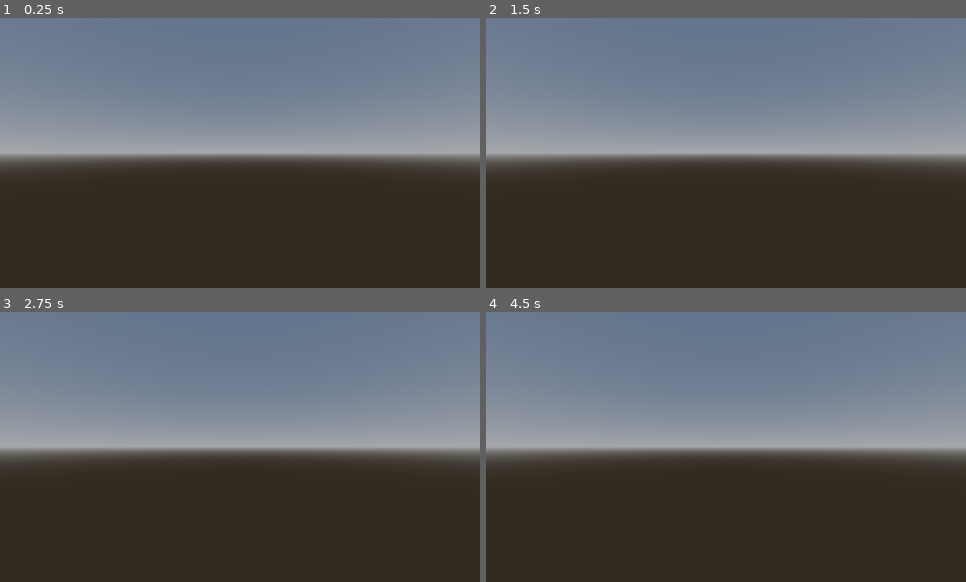
Above: before the commit, frames 1-4 (two rows, left to right).
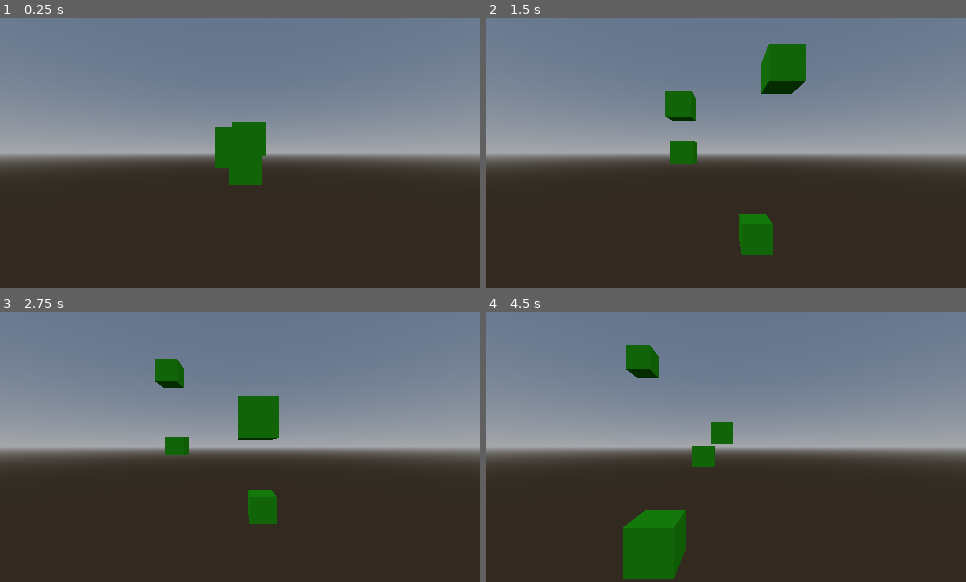
Above: after the commit, the same moments.

Repository: AlexDavis47/vterrarium
Game: Godot game, scene res://src/game_world.tscn
Two runs of this game, one before a commit and one after it. Both use one fixed random seed, a clock stepped at 60 frames per second and the inputs below.
Inputs:
- Up to frame 1 (0.25 s): no input
- Up to frame 2 (1.5 s): no input
- Up to frame 3 (2.75 s): no input
- Up to frame 4 (4.5 s): no input

The runs differ from the first frame. In frame 1, 2.1% of the frame differs, in the area x 44-56%, y 38-62%; in frame 2, 3.8%; in frame 3, 3.1%; in frame 4, 4.6%, in the area x 28-52%, y 12-99%.

Commit message:
floating npc

Diff:
--- /dev/null
+++ b/float_npc.gd
@@ -0,0 +1,30 @@
+extends CharacterBody3D
+
+@export var bounds_min: Vector3 = Vector3(-5, -5, -5)
+@export var bounds_max: Vector3 = Vector3(5, 5, 5)
+@export var speed: float = 2.0
+
+var target_position: Vector3
+
+func _ready():
+	randomize()
+	pick_new_target()
+
+func _process(delta):
+	move_towards_target(delta)
+
+func pick_new_target():
+	target_position = Vector3(
+		randf_range(bounds_min.x, bounds_max.x),
+		randf_range(bounds_min.y, bounds_max.y),
+		randf_range(bounds_min.z, bounds_max.z)
+	)
+
+func move_towards_target(delta):
+	var direction = (target_position - global_transform.origin).normalized()
+	velocity = direction * speed
+
+	if global_transform.origin.distance_to(target_position) < 0.5:
+		pick_new_target()
+
+	move_and_slide()
--- /dev/null
+++ b/src/entities/test_entities/float_npc.tscn
@@ -0,0 +1,40 @@
+[gd_scene load_steps=7 format=3 uid="uid://dl1sukwqmie7w"]
+
+[ext_resource type="Script" path="res://float_npc.gd" id="1_erd7d"]
+[ext_resource type="Script" path="res://addons/vterrariumframework/src/components/vt_visibility_component.gd" id="3_8p612"]
+
+[sub_resource type="StandardMaterial3D" id="StandardMaterial3D_kckto"]
+albedo_color = Color(0.537255, 0.364706, 1, 1)
+
+[sub_resource type="BoxMesh" id="BoxMesh_q3gyk"]
+material = SubResource("StandardMaterial3D_kckto")
+
+[sub_resource type="StandardMaterial3D" id="StandardMaterial3D_ly7l6"]
+albedo_color = Color(0.211765, 1, 0, 1)
+
+[sub_resource type="BoxMesh" id="BoxMesh_ath4q"]
+material = SubResource("StandardMaterial3D_ly7l6")
+
+[node name="float_npc" type="CharacterBody3D"]
+script = ExtResource("1_erd7d")
+
+[node name="Node3D" type="Node3D" parent="."]
+
+[node name="MeshInstance3D" type="MeshInstance3D" parent="Node3D"]
+mesh = SubResource("BoxMesh_q3gyk")
+
+[node name="VTVisibilityComponent" type="Node" parent="Node3D"]
+script = ExtResource("3_8p612")
+target_screen = 2
+propagate_to_children = true
+
+[node name="CharacterBody3D" type="Node3D" parent="."]
+
+[node name="MeshInstance3D" type="MeshInstance3D" parent="CharacterBody3D"]
+mesh = SubResource("BoxMesh_ath4q")
+skeleton = NodePath("../..")
+
+[node name="VTVisibilityComponent" type="Node" parent="CharacterBody3D"]
+script = ExtResource("3_8p612")
+target_screen = 3
+propagate_to_children = true
--- a/src/game_world.tscn
+++ b/src/game_world.tscn
@@ -1,8 +1,9 @@
-[gd_scene load_steps=10 format=3 uid="uid://bygguke1e1erc"]
+[gd_scene load_steps=11 format=3 uid="uid://bygguke1e1erc"]
 
 [ext_resource type="Script" path="res://src/game_world.gd" id="1_0brji"]
 [ext_resource type="Script" path="res://addons/vterrariumframework/src/components/vt_visibility_component.gd" id="2_11vos"]
 [ext_resource type="Script" path="res://src/mesh_instance_3d.gd" id="2_277ir"]
+[ext_resource type="PackedScene" uid="uid://dl1sukwqmie7w" path="res://src/entities/test_entities/float_npc.tscn" id="4_vl5t3"]
 
 [sub_resource type="StandardMaterial3D" id="StandardMaterial3D_vdnch"]
 albedo_color = Color(1, 0.352941, 1, 1)
@@ -62,3 +63,13 @@
 
 [node name="WorldEnvironment" type="WorldEnvironment" parent="."]
 environment = SubResource("Environment_ti7fu")
+
+[node name="floaters" type="Node3D" parent="."]
+
+[node name="float_npc1" parent="floaters" instance=ExtResource("4_vl5t3")]
+
+[node name="float_npc2" parent="floaters" instance=ExtResource("4_vl5t3")]
+
+[node name="float_npc3" parent="floaters" instance=ExtResource("4_vl5t3")]
+
+[node name="float_npc4" parent="floaters" instance=ExtResource("4_vl5t3")]
